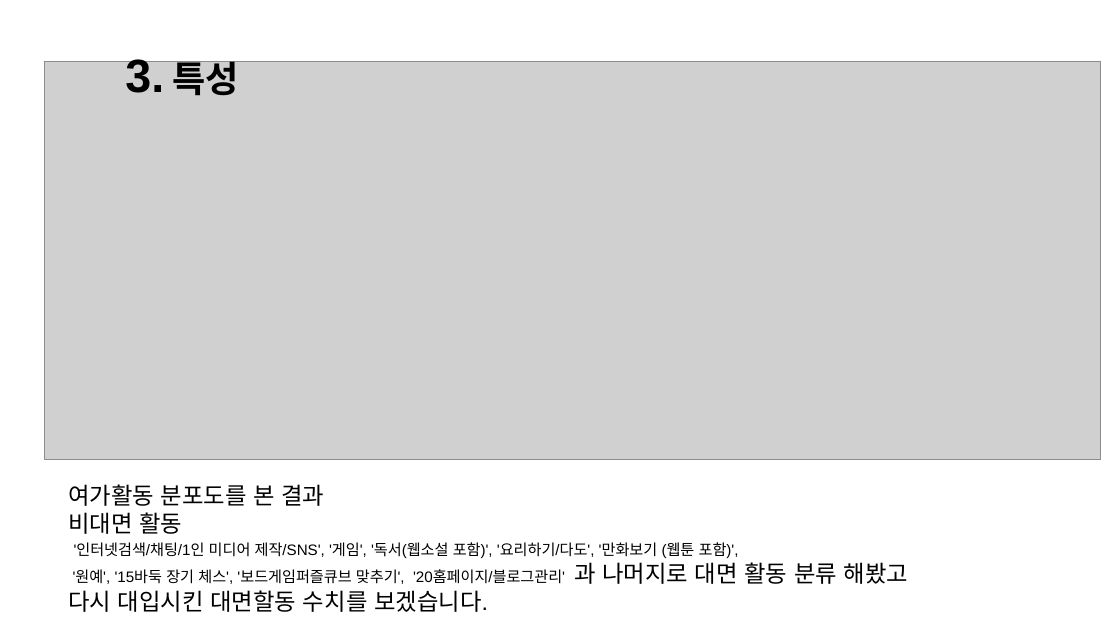
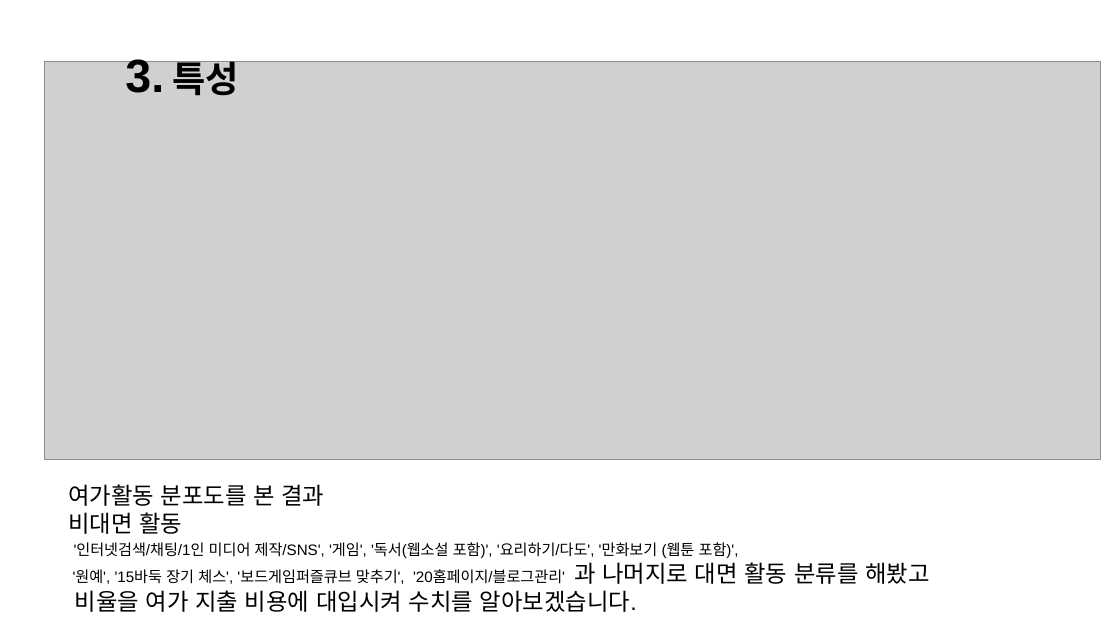
Before and after one commit to JooEHyeon/CORONA19_data_analysis, a slide deck: slide 25 of 최종합본.pptx. Drawn at 1120x630 pixels with LibreOffice and Linux fonts; fonts in the diff are those of the drawing; grey boxes stand for pictures. Boxes give left, top, right and bottom in pixels: in the first picture for what was removed or moved away, otherwise in the second. Text is boxed around its words. In the diff, an @@ line names an element or a change of style, - is before the commit and + after.

```diff
--- a/최종합본.pptx
+++ b/최종합본.pptx
@@ text at bbox=[73, 562, 929, 612]: text changed @@
-'원예', '15바둑 장기 체스', '보드게임퍼즐큐브 맞추기', '20홈페이지/블로그관리' 과 나머지로 대면 활동 분류 해봤고
-다시 대입시킨 대면할동 수치를 보겠습니다.
+'원예', '15바둑 장기 체스', '보드게임퍼즐큐브 맞추기', '20홈페이지/블로그관리' 과 나머지로 대면 활동 분류를 해봤고
+비율을 여가 지출 비용에 대입시켜 수치를 알아보겠습니다.
```
Also in this commit, not shown: 2 other slides changed.
